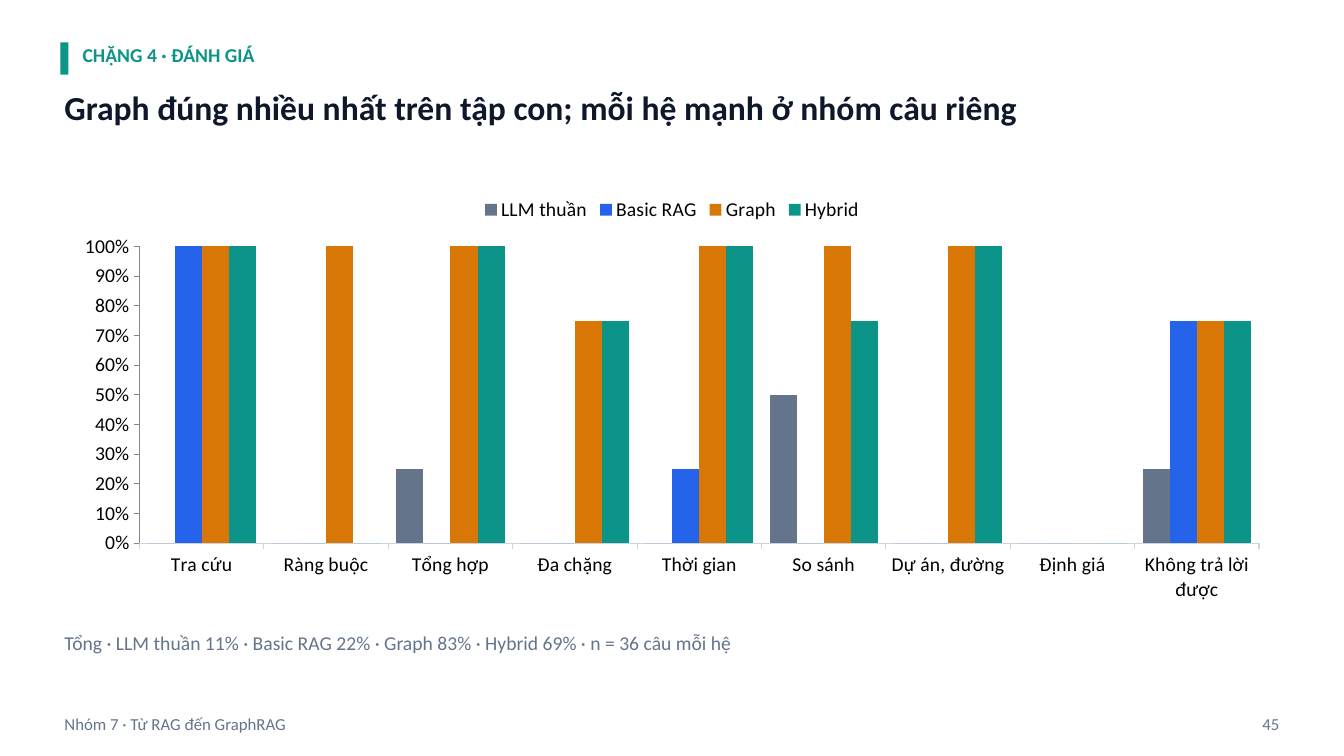
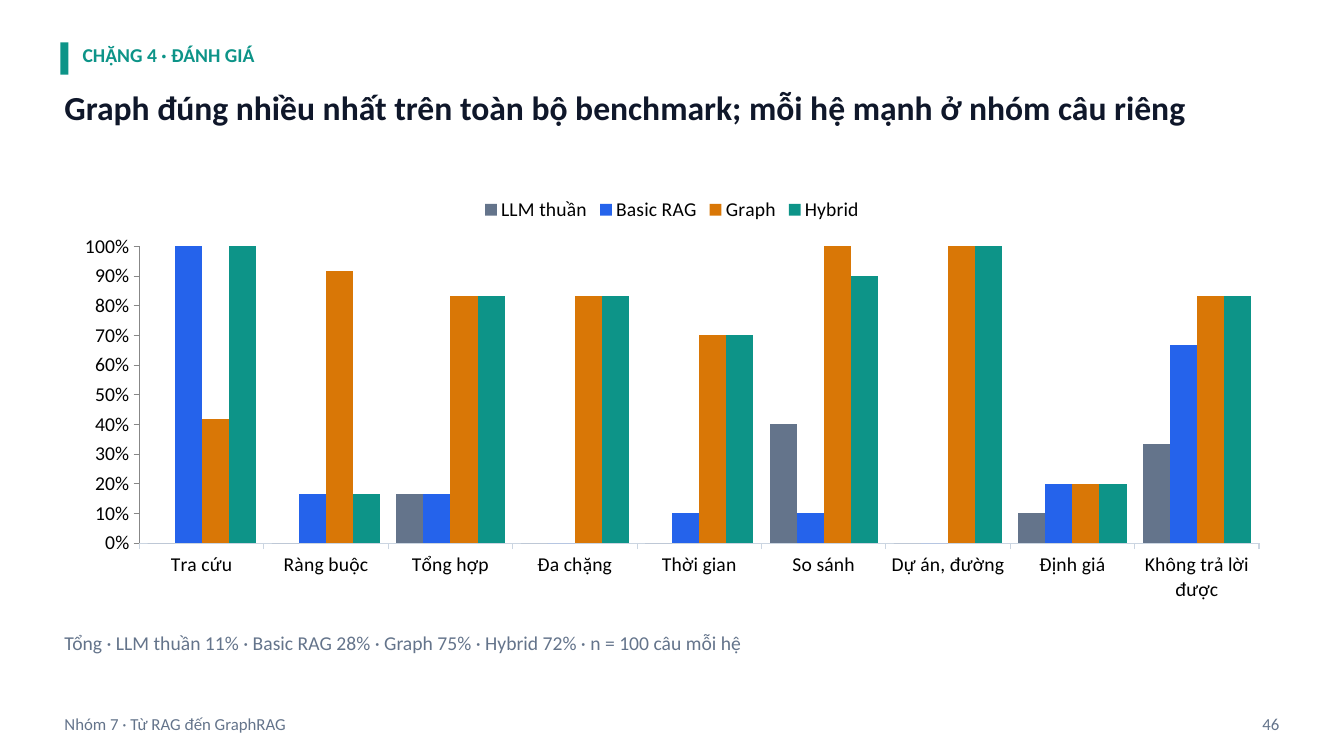
Before and after one commit to ngtukien/Vietnam-Real-Estates, a slide deck: slide 46 of slide/Từ-RAG-đến-GraphRAG-Trợ-lý-hỏi-đáp-thị-trường-bất-động-sản-Việt-Nam-có-lý-thuyết.pptx (slide 45 before the commit). Drawn at 1344x756 pixels with LibreOffice and Linux fonts; fonts in the diff are those of the drawing. Boxes give left, top, right and bottom in pixels: in the first picture for what was removed or moved away, otherwise in the second. Text is boxed around its words. In the diff, an @@ line names an element or a change of style, - is before the commit and + after.

```diff
--- a/slide/Từ-RAG-đến-GraphRAG-Trợ-lý-hỏi-đáp-thị-trường-bất-động-sản-Việt-Nam-có-lý-thuyết.pptx
+++ b/slide/Từ-RAG-đến-GraphRAG-Trợ-lý-hỏi-đáp-thị-trường-bất-động-sản-Việt-Nam-có-lý-thuyết.pptx
@@ text at [64,92,1185,126]: text changed @@
-Graph đúng nhiều nhất trên tập con; mỗi hệ mạnh ở nhóm câu riêng
+Graph đúng nhiều nhất trên toàn bộ benchmark; mỗi hệ mạnh ở nhóm câu riêng
@@ column chart at [60,187,1284,610] @@
-LLM thuần: 0, 0, 0.25, 0, 0, 0.5, 0, 0, 0.25
+LLM thuần: 0, 0, 0.17, 0, 0, 0.4, 0, 0.1, 0.33
-Basic RAG: 1, 0, 0, 0, 0.25, 0, 0, 0, 0.75
+Basic RAG: 1, 0.17, 0.17, 0, 0.1, 0.1, 0, 0.2, 0.67
-Graph: 1, 1, 1, 0.75, 1, 1, 1, 0, 0.75
+Graph: 0.42, 0.92, 0.83, 0.83, 0.7, 1, 1, 0.2, 0.83
-Hybrid: 1, 0, 1, 0.75, 1, 0.75, 1, 0, 0.75
+Hybrid: 1, 0.17, 0.83, 0.83, 0.7, 0.9, 1, 0.2, 0.83
@@ text at [64,634,741,654]: text changed @@
-Tổng · LLM thuần 11% · Basic RAG 22% · Graph 83% · Hybrid 69% · n = 36 câu mỗi hệ
+Tổng · LLM thuần 11% · Basic RAG 28% · Graph 75% · Hybrid 72% · n = 100 câu mỗi hệ
@@ text at [1262,718,1279,730]: text changed @@
-45
+46
```
Also in this commit, not shown: 20 other slides changed, 1 slide added, 48 other files.
